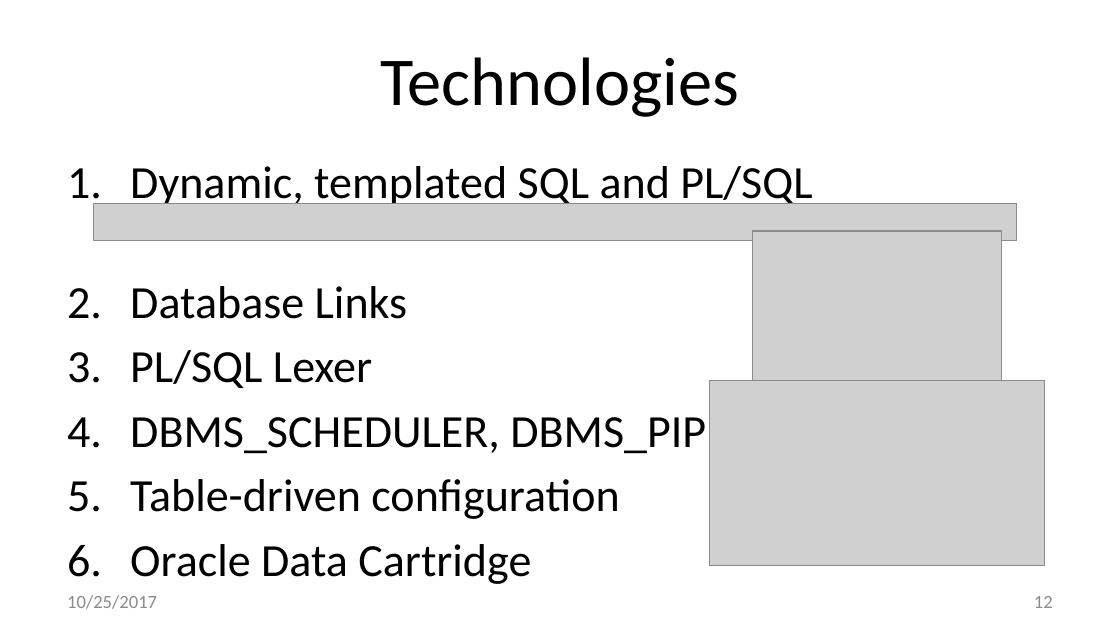
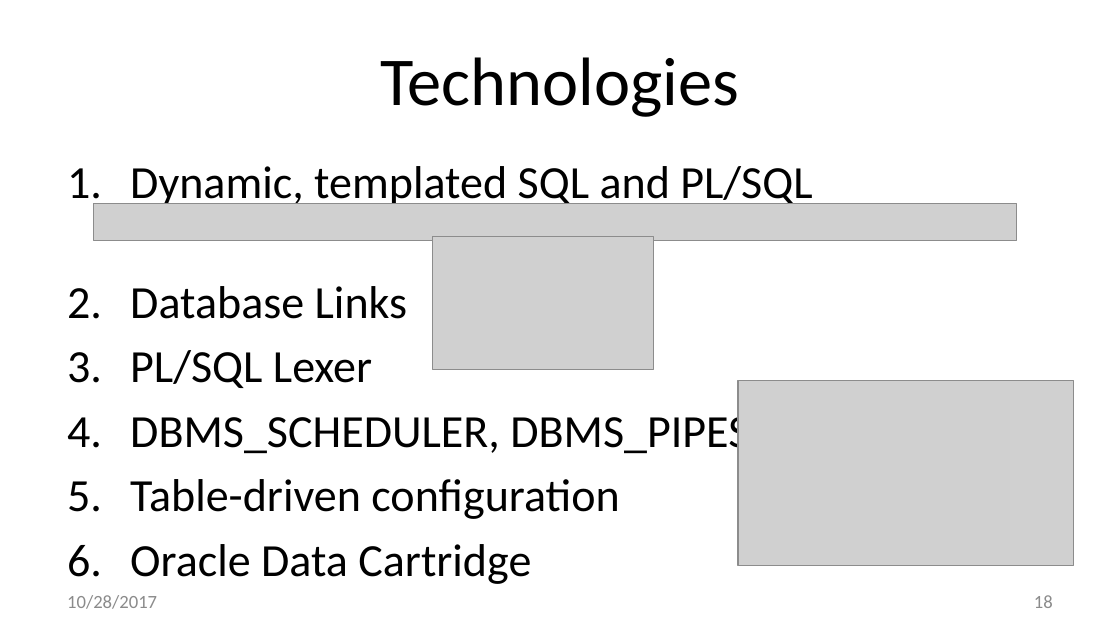
Before and after one commit to method5/method5.github.io, a slide deck: slide 18 of presentations/Method5.pptx (slide 12 before the commit). Drawn at 1120x630 pixels with LibreOffice and Linux fonts; fonts in the diff are those of the drawing; grey boxes stand for pictures; background and template pictures are left out. Boxes give left, top, right and bottom in pixels: in the first picture for what was removed or moved away, otherwise in the second. Text is boxed around its words. In the diff, an @@ line names an element or a change of style, - is before the commit and + after.

```diff
--- a/presentations/Method5.pptx
+++ b/presentations/Method5.pptx
@@ picture: place and size @@
-picture at (753,231,1001,380)
+picture at (432,236,654,370)
@@ picture: place and size @@
-picture at (709,381,1044,567)
+picture at (738,381,1073,567)
@@ text at (67,595,157,609): text changed @@
-10/25/2017
+10/28/2017
@@ page number at (1034,595,1053,608): text changed @@
-12
+18
```
Also in this commit, not shown: 14 other slides changed, 6 slides added, 1 slide removed.
